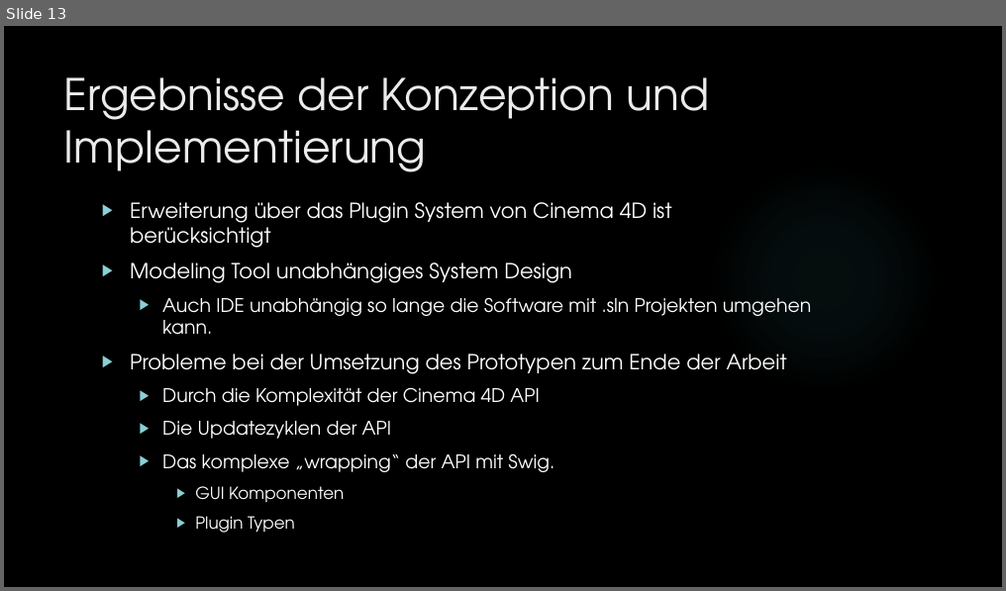
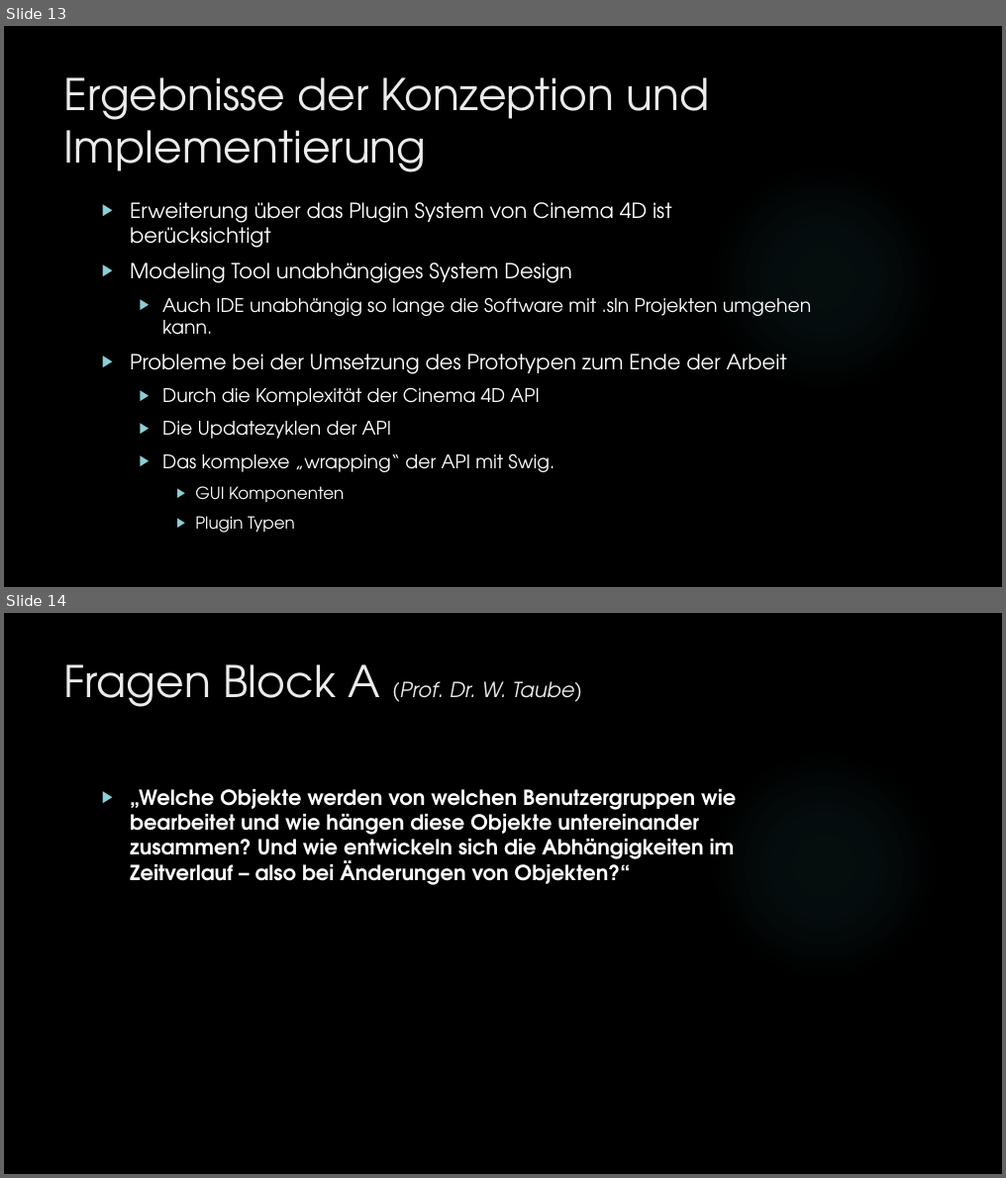
Before and after one commit to dNovel/MasterThesisWS1415, a slide deck: Disputation/Praesentation_DominikSteffen.pptx. Shown one above the other, each under a label of ours: slide 13 before the commit, slides 13 and 14 after it. The pictures are 1006x591 and 1006x1178 pixels, drawn with LibreOffice and Linux fonts; fonts in the diff are those of the drawing; background and template pictures are left out. Boxes give left, top, right and bottom in pixels: in the first picture for what was removed or moved away, otherwise in the second. Text is boxed around its words. In the diff, an @@ line names an element or a change of style, - is before the commit and + after.

Commit message:
Fragen von Prof. Taube eingebaut.
Fragen eingefügt. Nächster Schritt: Clean Up und Fehler beseitigen.

```diff
--- a/Disputation/Praesentation_DominikSteffen.pptx
+++ b/Disputation/Praesentation_DominikSteffen.pptx
@@ slide 14 added at (4,613,1002,1174), background picture (left out); not listed: 1 template element that a slide beside it also shows @@
@@ title added at (64,664,582,707), 20 pt, text #EBEBEB, italic @@
+Fragen Block A (Prof. Dr. W. Taube)
@@ text added at (130,789,736,885), 20 pt, text #FFFFFF, bold @@
+▶ „Welche Objekte werden von welchen Benutzergruppen wie bearbeitet und wie hängen diese Objekte untereinander zusammen? Und wie entwickeln sich die Abhängigkeiten im Zeitverlauf – also bei Änderungen von Objekten?“
```
Also in this commit, not shown: 4 slides changed, 17 other slides added.
